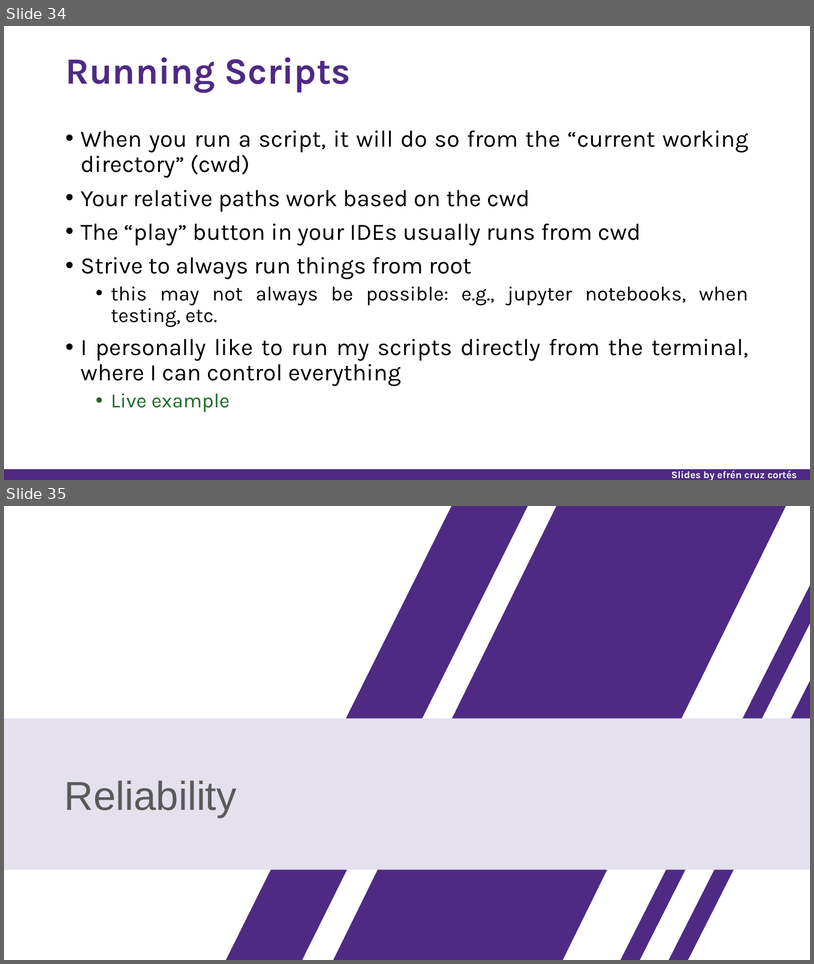
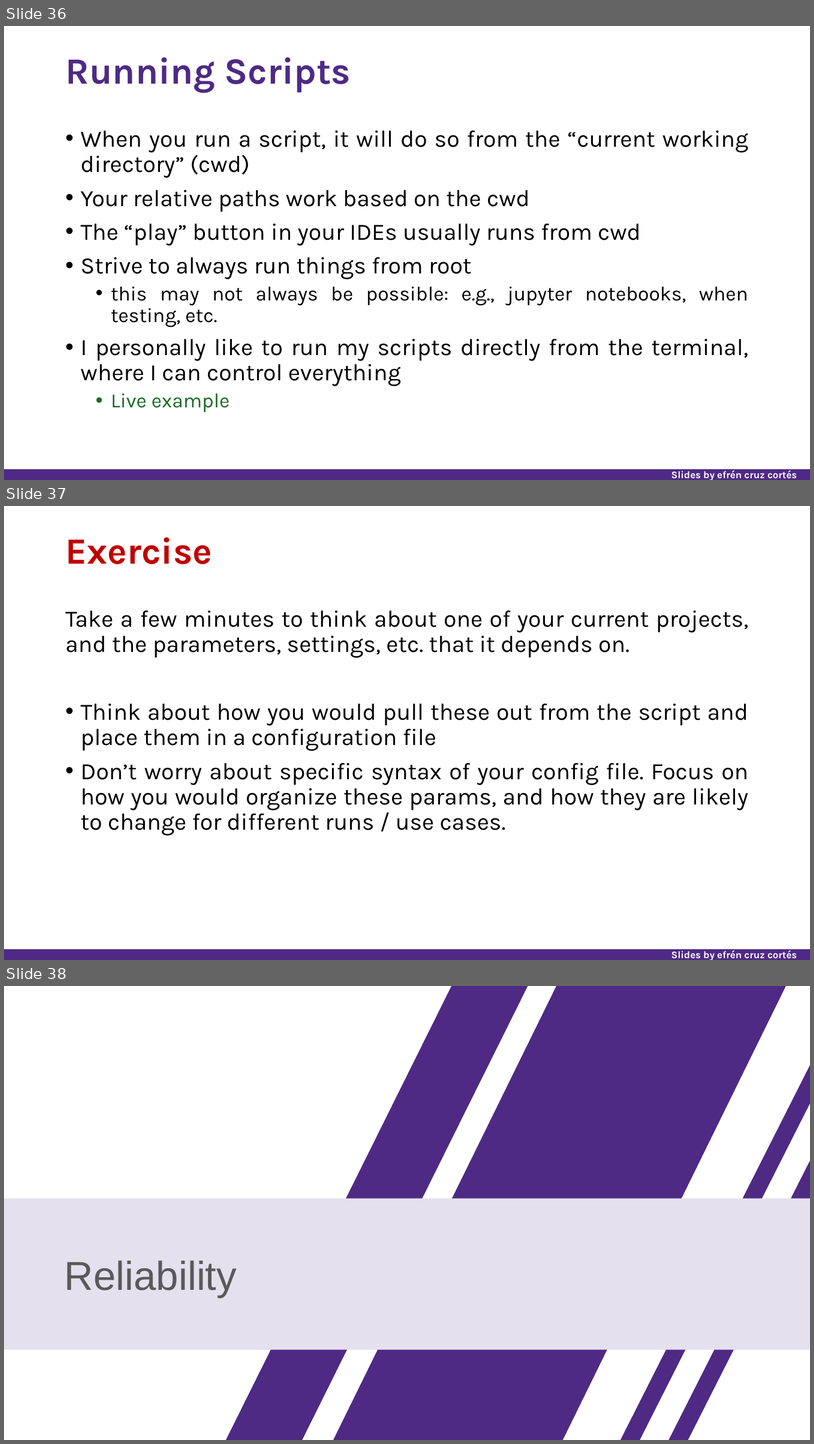
Before and after one commit to nuitrcs/researchers_guide_to_code_organization, a slide deck: researchers_guide_to_code_organization_day_2.pptx. Shown one above the other, each under a label of ours: slides 34 and 35 before the commit, slides 36, 37 and 38 after it. The pictures are 814x964 and 814x1444 pixels, drawn with LibreOffice and Linux fonts; fonts in the diff are those of the drawing. Boxes give left, top, right and bottom in pixels: in the first picture for what was removed or moved away, otherwise in the second. Text is boxed around its words. In the diff, an @@ line names an element or a change of style, - is before the commit and + after.

Commit message:
added exercises to slides

```diff
--- a/researchers_guide_to_code_organization_day_2.pptx
+++ b/researchers_guide_to_code_organization_day_2.pptx
@@ slide 37 added at box(4, 506, 810, 960), background #FFFFFF; not listed: 2 template elements that a slide beside it also shows @@
@@ title added at box(65, 537, 212, 564), 44 pt, text #C00000, bold @@
+Exercise
@@ text added at box(65, 610, 749, 835), 28 pt, text #000000 @@
+Take a few minutes to think about one of your current projects, and the parameters, settings, etc. that it depends on.
+• Think about how you would pull these out from the script and place them in a configuration file
+• Don’t worry about specific syntax of your config file. Focus on how you would organize these params, and how they are likely to change for different runs / use cases.
@@ what was slide 34 is now slide 36 @@
@@ what was slide 35 is now slide 38 @@
```
Also in this commit, not shown: 1 slide changed, 10 other slides added, 2 other files.
